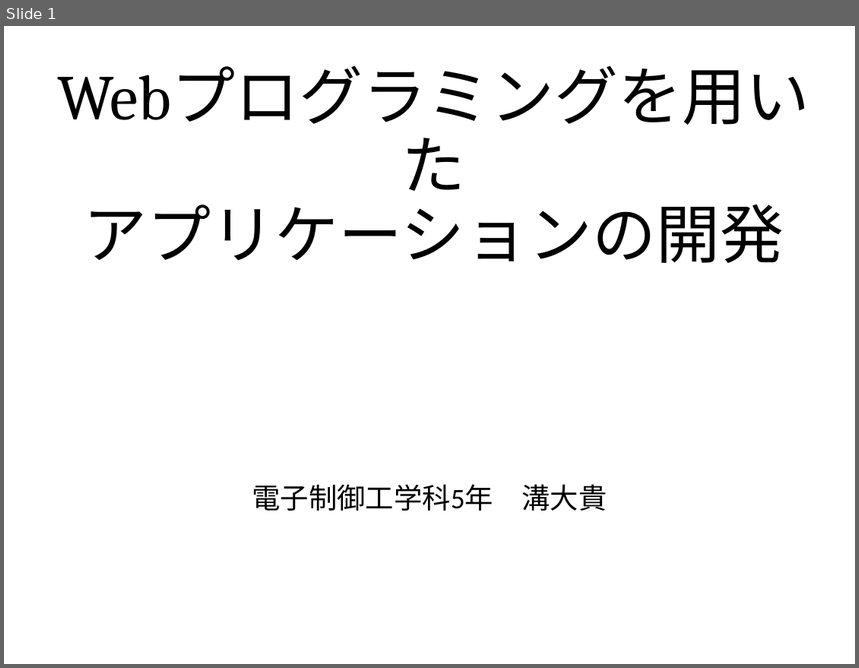
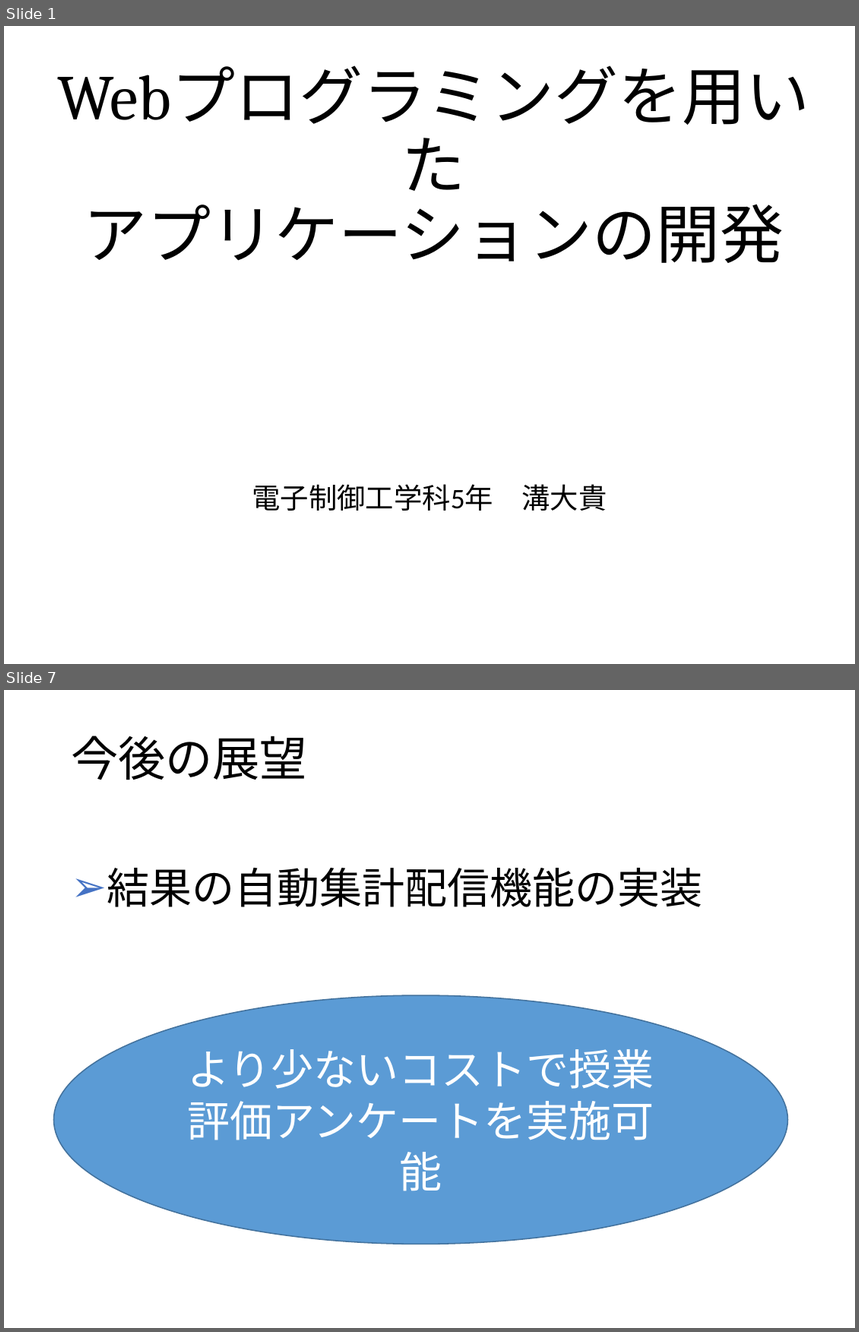
Before and after one commit to kazuwo/kosen-graduation-thesis, a slide deck: 卒業研究発表スライド.pptx. Shown one above the other, each under a label of ours: slide 1 before the commit, slides 1 and 7 after it; the slides between them are not shown. The pictures are 859x668 and 859x1332 pixels, drawn with LibreOffice and Linux fonts; fonts in the diff are those of the drawing. Boxes give left, top, right and bottom in pixels: in the first picture for what was removed or moved away, otherwise in the second. Text is boxed around its words. In the diff, an @@ line names an element or a change of style, - is before the commit and + after.

```diff
--- a/卒業研究発表スライド.pptx
+++ b/卒業研究発表スライド.pptx
@@ slide 7 added at (4, 690, 855, 1328), background #FFFFFF @@
@@ title added at (71, 736, 307, 780), 40 pt, text #000000 @@
+今後の展望
@@ text added at (107, 868, 702, 907), 36 pt, text #000000 @@
+➢ 結果の自動集計配信機能の実装
@@ ellipse added at (53, 996, 787, 1244), fill #5B9BD5, outline #43739E 1 pt, 36 pt, text #FFFFFF @@
+より少ないコストで授業評価アンケートを実施可能
```
Also in this commit, not shown: 11 slides changed, 2 other slides added, 2 slides removed.
